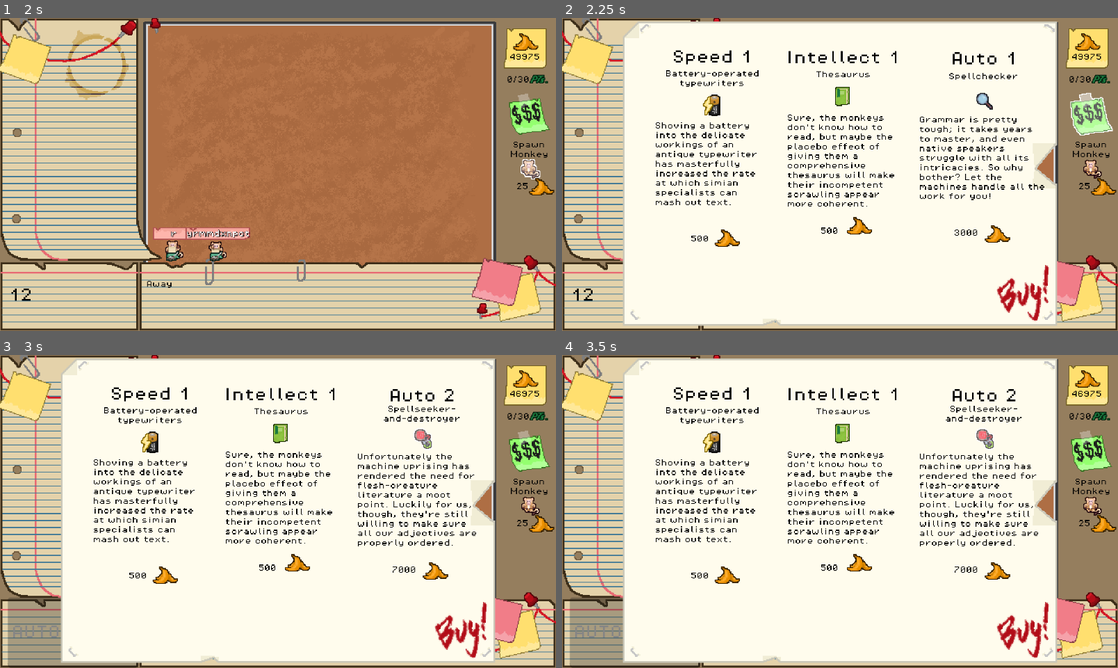
Above: before the commit, frames 1-4 (two rows, left to right).
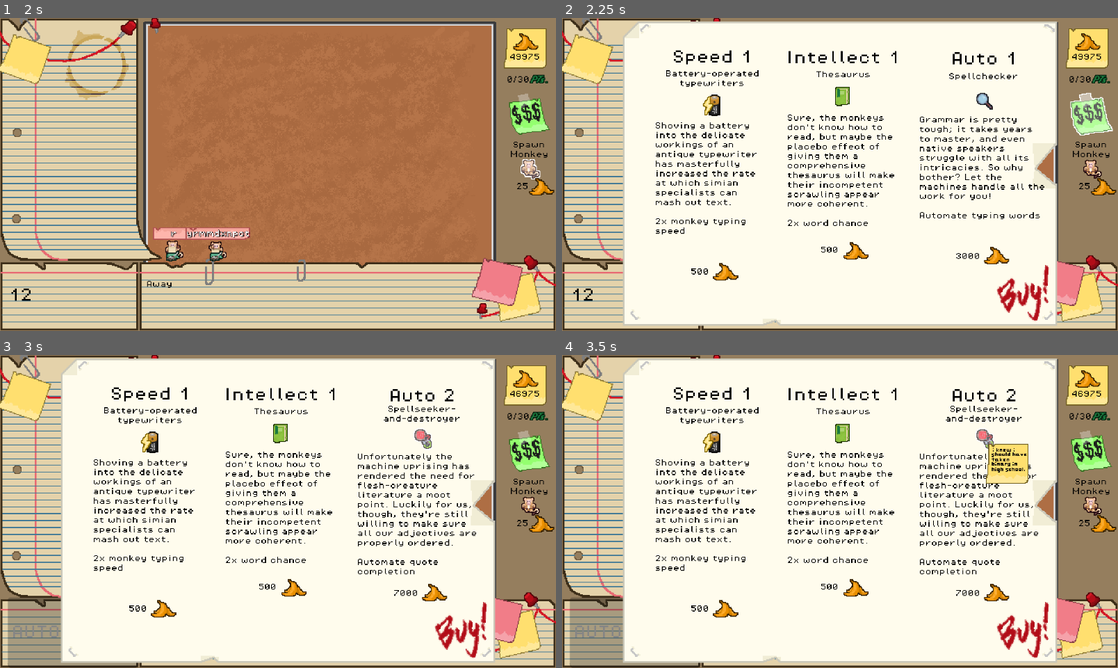
Above: after the commit, the same moments.

Repository: levienk/GMTK-Game-Jam-2024
Game: Godot game, scene res://game.tscn
Same seed, same stepped clock (60 frames per second), same inputs: the game is played once before the commit and once after it. Sound files missing from this copy of the repository are replaced by a short silence.
Inputs (mouse positions are in pixels of both pictures, inside the frame that each line leads up to):
- Up to frame 1 (2 s): click (72, 296) at 0.52 s; type "12" at 0.6 s; click "25" at 1.25 s
- Up to frame 2 (2.25 s): click (1090, 115) at 2 s
- Up to frame 3 (3 s): click "3000" at 2.75 s
- Up to frame 4 (3.5 s): no input

Frame 1 is identical in both runs. In frame 2, 1.4% of the frame differs, in the area x 16-86%, y 62-84%; in frame 3, 1.5%; in frame 4, 2.4%, in the area x 16-84%, y 28-84%.

Commit message:
Add tooltips

Diff:
--- a/interface/shop_buttons/auto_move_button.gd
+++ b/interface/shop_buttons/auto_move_button.gd
@@ -12,7 +12,6 @@
 # Called when the node enters the scene tree for the first time.
 func _ready() -> void:
 	price_label.text = str(price)
-	tooltip_text = "Automate typing words"
 
 func _pressed() -> void:
 	if Bananas.subtract_score(price) and level == 1:
@@ -32,6 +31,16 @@
 	price = level_2_price
 	price_label.text = str(price)
 	description_label.text = "Auto 2"
-	tooltip_text = "Automate quote completion"
 	$ShortDescription.text = "Spellseeker-and-destroyer"
-	$LongDescription.text = "Unfortunately the machine uprising has rendered the need for flesh-creature literature a moot point. Luckily for us, though, they're still willing to make sure all our adjectives are properly ordered."
+	$LongDescription.text = "Unfortunately the machine uprising has rendered the need for flesh-creature literature a moot point. Luckily for us, though, they're still willing to make sure all our adjectives are properly ordered.\n\nAutomate quote completion"
+	$TextureRect2.texture = load("res://assets/art/sprites/tooltip6.png")
+
+func _on_mouse_entered() -> void:
+	$Timer.start()
+
+func _on_mouse_exited() -> void:
+	$TextureRect2.visible = false
+	$Timer.stop()
+
+func _on_timer_timeout() -> void:
+	$TextureRect2.visible = true
--- a/interface/shop_buttons/auto_move_button.tscn
+++ b/interface/shop_buttons/auto_move_button.tscn
@@ -1,26 +1,27 @@
-[gd_scene load_steps=6 format=3 uid="uid://cfysk3jibfisb"]
+[gd_scene load_steps=7 format=3 uid="uid://cfysk3jibfisb"]
 
 [ext_resource type="Texture2D" uid="uid://dsg7k5rlgnye3" path="res://assets/art/sprites/Auto_1.png" id="1_pwrqo"]
 [ext_resource type="Script" path="res://interface/shop_buttons/auto_move_button.gd" id="2_hfapp"]
 [ext_resource type="Texture2D" uid="uid://bdcx03ywugul2" path="res://assets/art/sprites/Auto_1hover.png" id="2_t2xdf"]
 [ext_resource type="Texture2D" uid="uid://c5ph2x5p8c0up" path="res://assets/art/sprites/Banana.png" id="3_6gej3"]
 [ext_resource type="AudioStream" uid="uid://cvbidksdgxmdj" path="res://assets/sfx/buy_sound.wav" id="4_j25ad"]
+[ext_resource type="Texture2D" uid="uid://bnvjo4euggvyc" path="res://assets/art/sprites/tooltip5.png" id="6_e6iw2"]
 
 [node name="AutoMoveButton" type="TextureButton"]
-offset_left = -15.0
-offset_top = -178.0
-offset_right = 17.0
-offset_bottom = -146.0
+offset_left = -16.0
+offset_top = -203.0
+offset_right = 16.0
+offset_bottom = -171.0
 texture_normal = ExtResource("1_pwrqo")
 texture_hover = ExtResource("2_t2xdf")
 script = ExtResource("2_hfapp")
 
 [node name="TextureRect" type="TextureRect" parent="."]
 layout_mode = 0
-offset_left = 7.0
-offset_top = 147.0
-offset_right = 55.0
-offset_bottom = 195.0
+offset_left = 6.0
+offset_top = 172.0
+offset_right = 54.0
+offset_bottom = 220.0
 texture = ExtResource("3_6gej3")
 
 [node name="Price" type="Label" parent="."]
@@ -28,10 +29,10 @@
 anchors_preset = 1
 anchor_left = 1.0
 anchor_right = 1.0
-offset_left = -53.0
-offset_top = 160.0
-offset_right = -23.0
-offset_bottom = 176.0
+offset_left = -51.0
+offset_top = 187.0
+offset_right = -21.0
+offset_bottom = 203.0
 grow_horizontal = 0
 theme_override_colors/font_color = Color(0, 0, 0, 1)
 theme_override_font_sizes/font_size = 8
@@ -89,5 +90,24 @@
 offset_bottom = 135.0
 theme_override_colors/font_color = Color(0, 0, 0, 1)
 theme_override_font_sizes/font_size = 8
-text = "Grammar is pretty tough; it takes years to master, and even native speakers struggle with all its intricacies. So why bother? Let the machines handle all the work for you!"
+text = "Grammar is pretty tough; it takes years to master, and even native speakers struggle with all its intricacies. So why bother? Let the machines handle all the work for you!
+
+Automate typing words"
 autowrap_mode = 2
+
+[node name="Timer" type="Timer" parent="."]
+wait_time = 0.5
+one_shot = true
+
+[node name="TextureRect2" type="TextureRect" parent="."]
+visible = false
+layout_mode = 0
+offset_left = 18.0
+offset_top = 23.0
+offset_right = 67.0
+offset_bottom = 69.0
+texture = ExtResource("6_e6iw2")
+
+[connection signal="mouse_entered" from="." to="." method="_on_mouse_entered"]
+[connection signal="mouse_exited" from="." to="." method="_on_mouse_exited"]
+[connection signal="timeout" from="Timer" to="." method="_on_timer_timeout"]
--- a/interface/shop_buttons/intellect_button.gd
+++ b/interface/shop_buttons/intellect_button.gd
@@ -12,7 +12,6 @@
 # Called when the node enters the scene tree for the first time.
 func _ready() -> void:
 	price_label.text = str(price)
-	tooltip_text = "2x word chance"
 
 func _pressed() -> void:
 	if Bananas.subtract_score(price) and level == 1:
@@ -32,6 +31,16 @@
 	price = level_2_price
 	price_label.text = str(price)
 	description_label.text = "Intellect 2"
-	tooltip_text = "4x word chance"
 	$ShortDescription.text = "Pocket Scrabble dictionary"
-	$LongDescription.text = "Of course \"wppwrmwste\" is a word! It says so right here! Through the power of the Scrabble dictionary, even the most profound pile of phonics can become a valid play."
+	$LongDescription.text = "Of course \"wppwrmwste\" is a word! It says so right here! Through the power of the Scrabble dictionary, even the most profound pile of phonics can become a valid play.\n\n4x word chance"
+	$TextureRect2.texture = load("res://assets/art/sprites/tooltip4.png")
+
+func _on_mouse_entered() -> void:
+	$Timer.start()
+
+func _on_mouse_exited() -> void:
+	$TextureRect2.visible = false
+	$Timer.stop()
+
+func _on_timer_timeout() -> void:
+	$TextureRect2.visible = true
--- a/interface/shop_buttons/intellect_button.tscn
+++ b/interface/shop_buttons/intellect_button.tscn
@@ -1,26 +1,27 @@
-[gd_scene load_steps=6 format=3 uid="uid://b3vvy3yoajmuo"]
+[gd_scene load_steps=7 format=3 uid="uid://b3vvy3yoajmuo"]
 
 [ext_resource type="Script" path="res://interface/shop_buttons/intellect_button.gd" id="2_3rrwv"]
 [ext_resource type="Texture2D" uid="uid://drs47o0okpe8h" path="res://assets/art/sprites/Smart_1hover.png" id="2_u2y3q"]
 [ext_resource type="Texture2D" uid="uid://c5ph2x5p8c0up" path="res://assets/art/sprites/Banana.png" id="3_3aas3"]
 [ext_resource type="Texture2D" uid="uid://cvqk0mp716rw" path="res://assets/art/sprites/Smart_1.png" id="3_l6mi0"]
 [ext_resource type="AudioStream" uid="uid://cvbidksdgxmdj" path="res://assets/sfx/buy_sound.wav" id="4_it5s3"]
+[ext_resource type="Texture2D" uid="uid://cmn2pspnvd47t" path="res://assets/art/sprites/tooltip3.png" id="6_1y7xq"]
 
 [node name="IntellectButton" type="TextureButton"]
-offset_left = -18.0
-offset_top = -185.0
-offset_right = 14.0
-offset_bottom = -153.0
+offset_left = -16.0
+offset_top = -203.0
+offset_right = 16.0
+offset_bottom = -171.0
 texture_normal = ExtResource("3_l6mi0")
 texture_hover = ExtResource("2_u2y3q")
 script = ExtResource("2_3rrwv")
 
 [node name="TextureRect" type="TextureRect" parent="."]
 layout_mode = 0
-offset_left = 11.0
-offset_top = 143.0
-offset_right = 59.0
-offset_bottom = 191.0
+offset_left = 7.0
+offset_top = 172.0
+offset_right = 55.0
+offset_bottom = 220.0
 texture = ExtResource("3_3aas3")
 
 [node name="Price" type="Label" parent="."]
@@ -29,9 +30,9 @@
 anchor_left = 1.0
 anchor_right = 1.0
 offset_left = -51.0
-offset_top = 163.0
+offset_top = 185.0
 offset_right = -21.0
-offset_bottom = 179.0
+offset_bottom = 201.0
 grow_horizontal = 0
 theme_override_colors/font_color = Color(0, 0, 0, 1)
 theme_override_font_sizes/font_size = 8
@@ -88,5 +89,23 @@
 offset_bottom = 144.0
 theme_override_colors/font_color = Color(0, 0, 0, 1)
 theme_override_font_sizes/font_size = 8
-text = "Sure, the monkeys don't know how to read, but maybe the placebo effect of giving them a comprehensive thesaurus will make their incompetent scrawling appear more coherent."
+text = "Sure, the monkeys don't know how to read, but maybe the placebo effect of giving them a comprehensive thesaurus will make their incompetent scrawling appear more coherent.
+
+2x word chance"
 autowrap_mode = 3
+
+[node name="Timer" type="Timer" parent="."]
+wait_time = 0.5
+one_shot = true
+
+[node name="TextureRect2" type="TextureRect" parent="."]
+visible = false
+offset_left = 18.0
+offset_top = 23.0
+offset_right = 67.0
+offset_bottom = 69.0
+texture = ExtResource("6_1y7xq")
+
+[connection signal="mouse_entered" from="." to="." method="_on_mouse_entered"]
+[connection signal="mouse_exited" from="." to="." method="_on_mouse_exited"]
+[connection signal="timeout" from="Timer" to="." method="_on_timer_timeout"]
--- a/interface/shop_buttons/speed_button.gd
+++ b/interface/shop_buttons/speed_button.gd
@@ -12,7 +12,6 @@
 # Called when the node enters the scene tree for the first time.
 func _ready() -> void:
 	price_label.text = str(price)
-	tooltip_text = "2x monkey typing speed"
 
 func _pressed() -> void:
 	if Bananas.subtract_score(price) and level == 1:
@@ -32,6 +31,16 @@
 	price = level_2_price
 	price_label.text = str(price)
 	description_label.text = "Speed 2"
-	tooltip_text = "4x monkey typing speed (2x valid word speed)"
 	$ShortDescription.text = "Lithium-ion batteries"
-	$LongDescription.text = "Some of the finest batteries modern engineering can produce, thrown haphazardly into the mechanical machinations of some monkeys with typewriters. Wouldn't Edison be proud?"
+	$LongDescription.text = "Some of the finest batteries modern engineering can produce, thrown haphazardly into the mechanical machinations of some monkeys with typewriters. Wouldn't Edison be proud?\n\n4x monkey typing speed (2x valid word speed)"
+	$TextureRect2.texture = load("res://assets/art/sprites/tooltip2.png")
+
+func _on_mouse_entered() -> void:
+	$Timer.start()
+
+func _on_mouse_exited() -> void:
+	$TextureRect2.visible = false
+	$Timer.stop()
+
+func _on_timer_timeout() -> void:
+	$TextureRect2.visible = true
--- a/interface/shop_buttons/speed_button.tscn
+++ b/interface/shop_buttons/speed_button.tscn
@@ -1,26 +1,27 @@
-[gd_scene load_steps=6 format=3 uid="uid://hotnvkxdrx8c"]
+[gd_scene load_steps=7 format=3 uid="uid://hotnvkxdrx8c"]
 
 [ext_resource type="Texture2D" uid="uid://l5t2xc4olyxg" path="res://assets/art/sprites/Speed_1.png" id="1_b7mcn"]
 [ext_resource type="Script" path="res://interface/shop_buttons/speed_button.gd" id="2_k6v3i"]
 [ext_resource type="Texture2D" uid="uid://dn17uvwcltbdn" path="res://assets/art/sprites/Speed_1hover.png" id="2_wcwop"]
 [ext_resource type="Texture2D" uid="uid://c5ph2x5p8c0up" path="res://assets/art/sprites/Banana.png" id="3_q1wah"]
 [ext_resource type="AudioStream" uid="uid://cvbidksdgxmdj" path="res://assets/sfx/buy_sound.wav" id="4_4q7bf"]
+[ext_resource type="Texture2D" uid="uid://cmn2pspnvd47t" path="res://assets/art/sprites/tooltip3.png" id="6_f673l"]
 
 [node name="SpeedButton" type="TextureButton"]
 offset_left = -16.0
-offset_top = -182.0
+offset_top = -218.0
 offset_right = 16.0
-offset_bottom = -150.0
+offset_bottom = -186.0
 texture_normal = ExtResource("1_b7mcn")
 texture_hover = ExtResource("2_wcwop")
 script = ExtResource("2_k6v3i")
 
 [node name="TextureRect" type="TextureRect" parent="."]
 layout_mode = 0
-offset_left = 9.0
-offset_top = 147.0
-offset_right = 57.0
-offset_bottom = 195.0
+offset_left = 7.0
+offset_top = 186.0
+offset_right = 55.0
+offset_bottom = 234.0
 texture = ExtResource("3_q1wah")
 
 [node name="Price" type="Label" parent="."]
@@ -29,9 +30,9 @@
 anchor_left = 1.0
 anchor_right = 1.0
 offset_left = -50.0
-offset_top = 162.0
+offset_top = 200.0
 offset_right = -20.0
-offset_bottom = 178.0
+offset_bottom = 216.0
 grow_horizontal = 0
 theme_override_colors/font_color = Color(0, 0, 0, 1)
 theme_override_font_sizes/font_size = 8
@@ -89,5 +90,23 @@
 offset_bottom = 52.0
 theme_override_colors/font_color = Color(0, 0, 0, 1)
 theme_override_font_sizes/font_size = 8
-text = "Shoving a battery into the delicate workings of an antique typewriter has masterfully increased the rate at which simian specialists can mash out text. "
+text = "Shoving a battery into the delicate workings of an antique typewriter has masterfully increased the rate at which simian specialists can mash out text.
+
+2x monkey typing speed"
 autowrap_mode = 3
+
+[node name="Timer" type="Timer" parent="."]
+wait_time = 0.5
+one_shot = true
+
+[node name="TextureRect2" type="TextureRect" parent="."]
+visible = false
+offset_left = 18.0
+offset_top = 23.0
+offset_right = 67.0
+offset_bottom = 69.0
+texture = ExtResource("6_f673l")
+
+[connection signal="mouse_entered" from="." to="." method="_on_mouse_entered"]
+[connection signal="mouse_exited" from="." to="." method="_on_mouse_exited"]
+[connection signal="timeout" from="Timer" to="." method="_on_timer_timeout"]
